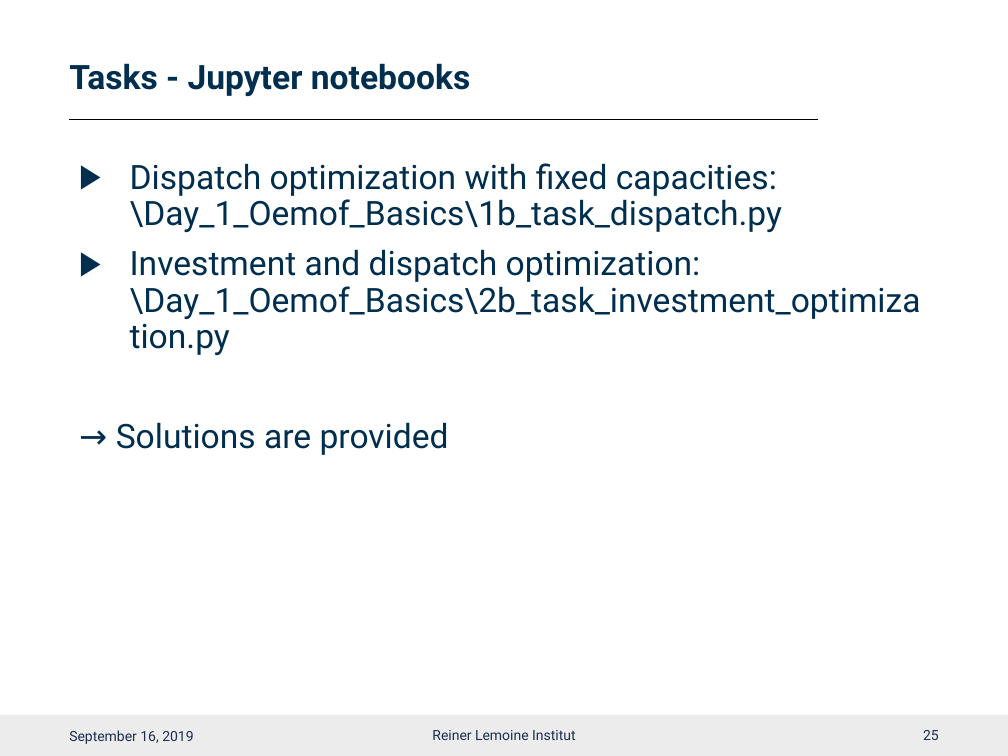
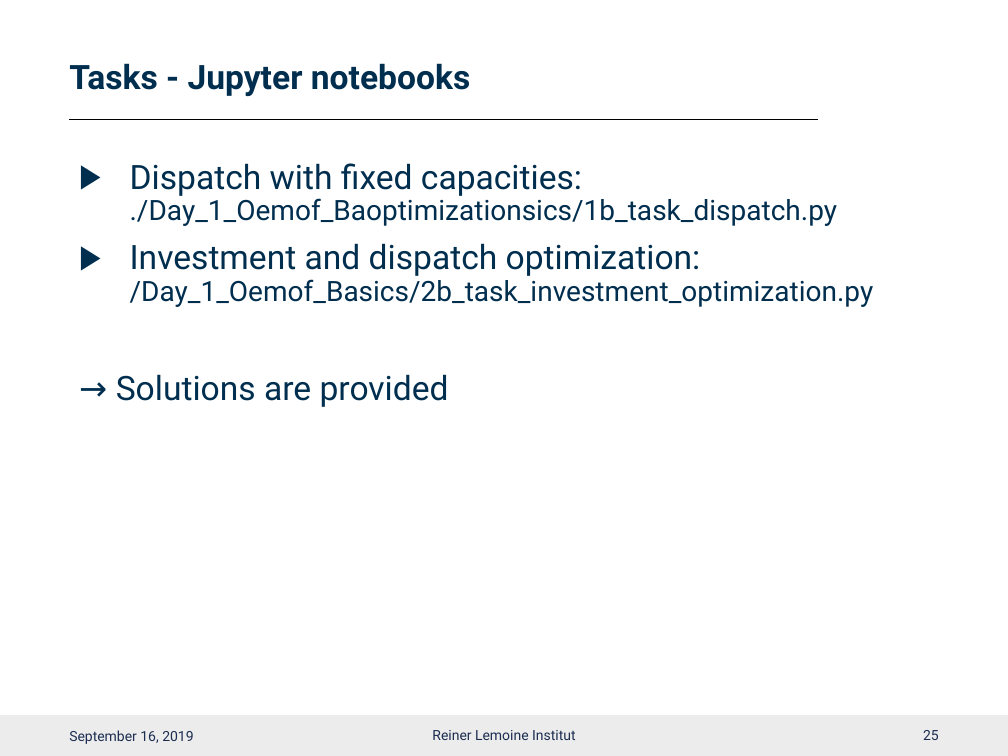
Before and after one commit to smartie2076/oemof_workshop, a slide deck: slide 26 of Oemof_Workshop_03_Basics.pptx. Drawn at 1008x756 pixels with LibreOffice and Linux fonts; fonts in the diff are those of the drawing; background and template pictures are left out. Boxes give left, top, right and bottom in pixels: in the first picture for what was removed or moved away, otherwise in the second. Text is boxed around its words. In the diff, an @@ line names an element or a change of style, - is before the commit and + after.

```diff
--- a/Oemof_Workshop_03_Basics.pptx
+++ b/Oemof_Workshop_03_Basics.pptx
@@ text at box(130, 163, 874, 307): text changed; size 24 to 20 pt @@
-▶ Dispatch optimization with fixed capacities: \Day_1_Oemof_Basics\1b_task_dispatch.py
-▶ Investment and dispatch optimization: \Day_1_Oemof_Basics\2b_task_investment_optimization.py
+▶ Dispatch with fixed capacities: ./Day_1_Oemof_Baoptimizationsics/1b_task_dispatch.py
+▶ Investment and dispatch optimization: /Day_1_Oemof_Basics/2b_task_investment_optimization.py
```
Also in this commit, not shown: 4 other slides changed, 7 other files.
